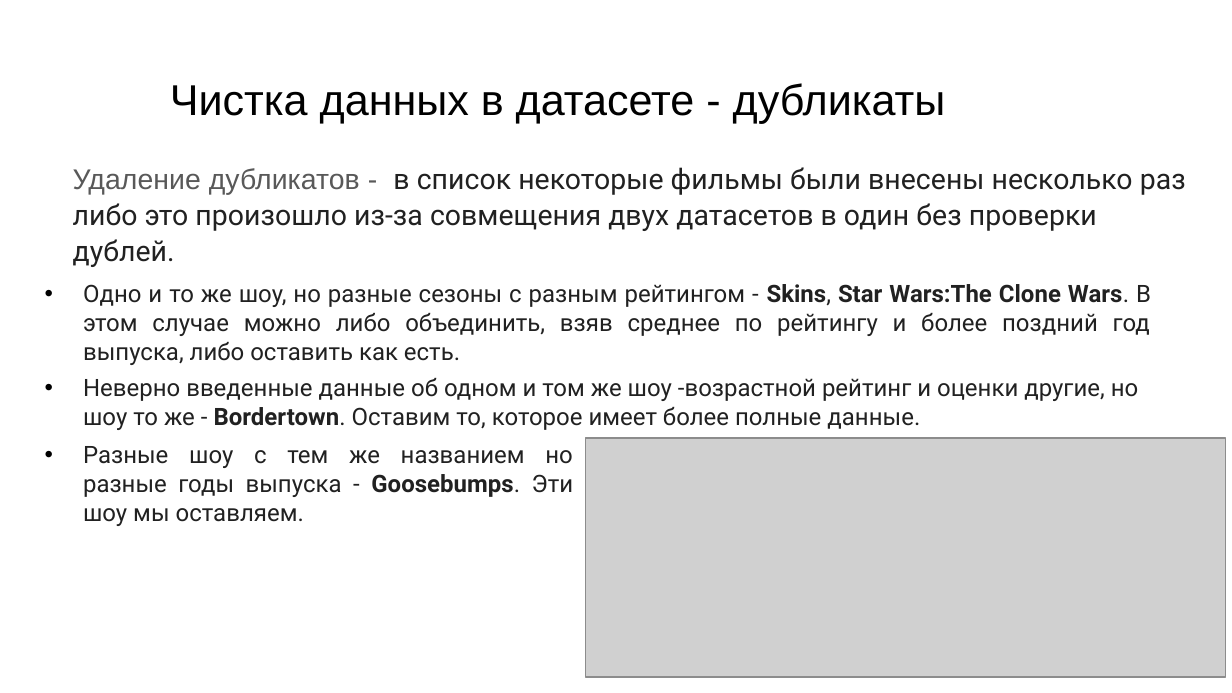
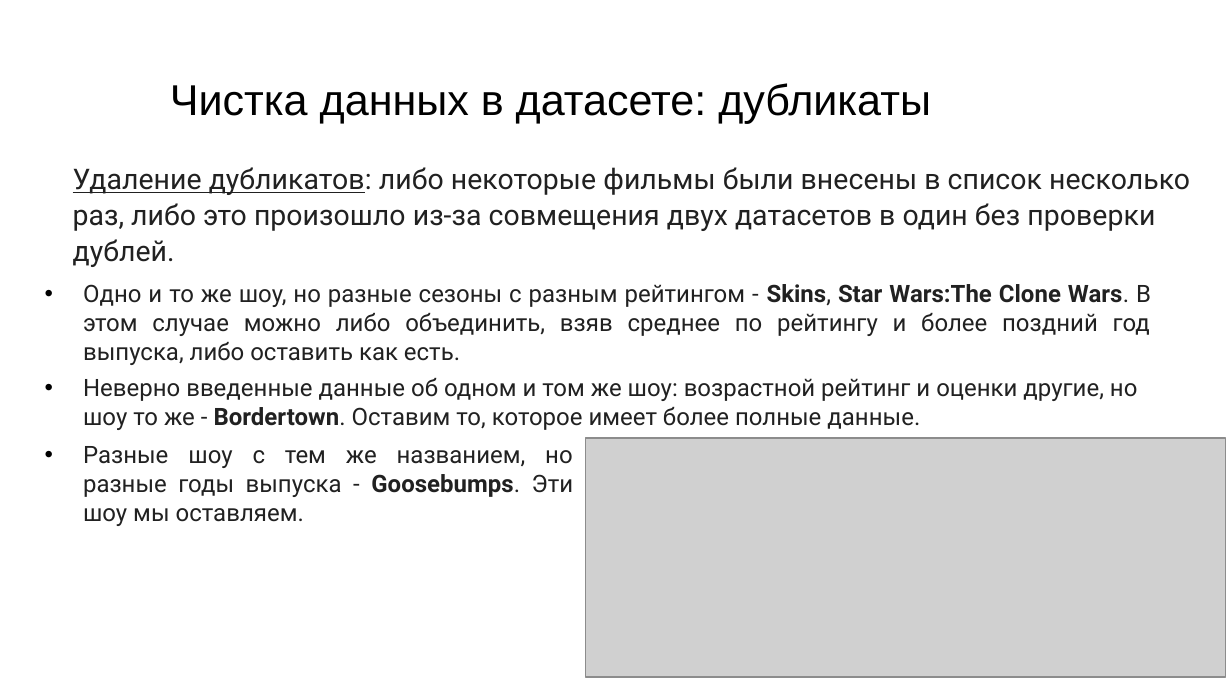
Before and after one commit to Dimildizio/DS_course, a slide deck: slide 3 of EDA_group_slides.pptx. Drawn at 1232x693 pixels with LibreOffice and Linux fonts; fonts in the diff are those of the drawing; grey boxes stand for pictures. Boxes give left, top, right and bottom in pixels: in the first picture for what was removed or moved away, otherwise in the second. Text is boxed around its words. In the diff, an @@ line names an element or a change of style, - is before the commit and + after.

```diff
--- a/EDA_group_slides.pptx
+++ b/EDA_group_slides.pptx
@@ title at (x1=170, y1=83, x2=931, y2=123): text changed @@
-Чистка данных в датасете - дубликаты
+Чистка данных в датасете: дубликаты
@@ text at (x1=73, y1=167, x2=1190, y2=267): text changed @@
-Удаление дубликатов - в список некоторые фильмы были внесены несколько раз либо это произошло из-за совмещения двух датасетов в один без проверки дублей.
+Удаление дубликатов: либо некоторые фильмы были внесены в список несколько раз, либо это произошло из-за совмещения двух датасетов в один без проверки дублей.
@@ text at (x1=83, y1=378, x2=1138, y2=430): text changed @@
-• Неверно введенные данные об одном и том же шоу -возрастной рейтинг и оценки другие, но шоу то же - Bordertown. Оставим то, которое имеет более полные данные.
+• Неверно введенные данные об одном и том же шоу: возрастной рейтинг и оценки другие, но шоу то же - Bordertown. Оставим то, которое имеет более полные данные.
@@ text at (x1=83, y1=446, x2=574, y2=526): text changed @@
-• Разные шоу с тем же названием но разные годы выпуска - Goosebumps. Эти шоу мы оставляем.
+• Разные шоу с тем же названием, но разные годы выпуска - Goosebumps. Эти шоу мы оставляем.
```
Also in this commit, not shown: 19 other slides changed.
